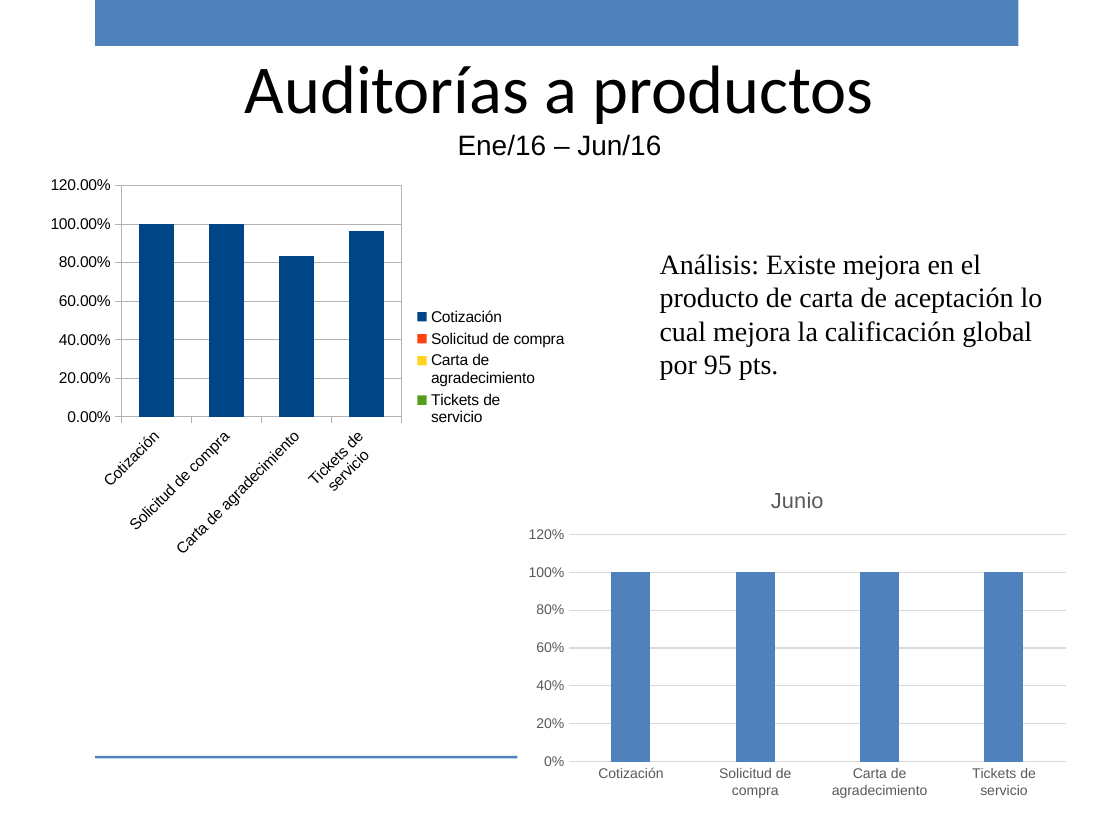
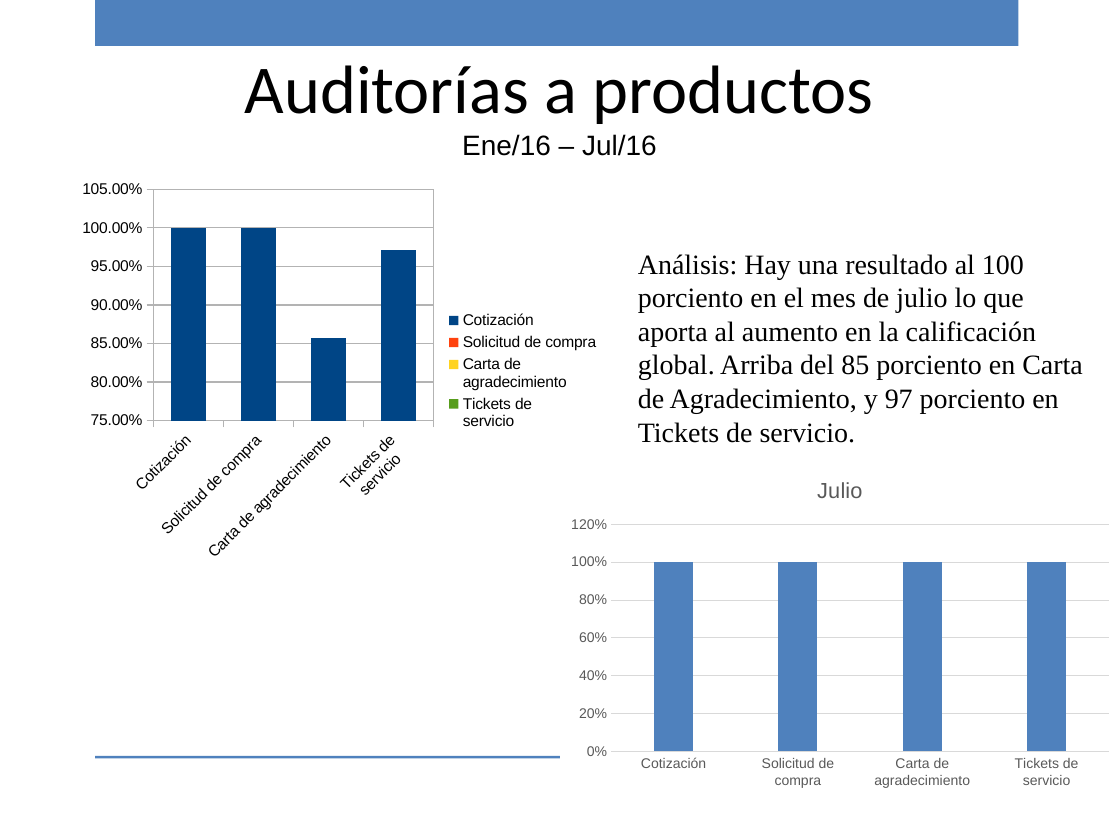
Before and after one commit to ricardo-novelasos/SOSQTP, a slide deck: slide 12 of Proyectos/2016/Métricas y monitoreo/Reporte_monitoreo_2016.pptx. Drawn at 1120x840 pixels with LibreOffice and Linux fonts; fonts in the diff are those of the drawing; background and template pictures are left out. Boxes give left, top, right and bottom in pixels: in the first picture for what was removed or moved away, otherwise in the second. Text is boxed around its words. In the diff, an @@ line names an element or a change of style, - is before the commit and + after.

Commit message:
Revision del mes de julio

```diff
--- a/Proyectos/2016/Métricas y monitoreo/Reporte_monitoreo_2016.pptx
+++ b/Proyectos/2016/Métricas y monitoreo/Reporte_monitoreo_2016.pptx
@@ text at <box>462,134,657,156</box>: text changed @@
-Ene/16 – Jun/16
+Ene/16 – Jul/16
@@ column chart at <box>72,172,610,569</box> @@
@@ Productos de proceso, Carta de agradecimiento: 0.83 to 0.86 @@
@@ column chart: place and size @@
-column chart at <box>40,169,579,566</box>
+column chart at <box>72,172,610,569</box>
@@ text at <box>638,254,1083,443</box>: text changed @@
-Análisis: Existe mejora en el producto de carta de aceptación lo cual mejora la calificación global por 95 pts.
+Análisis: Hay una resultado al 100 porciento en el mes de julio lo que aporta al aumento en la calificación global. Arriba del 85 porciento en Carta de Agradecimiento, y 97 porciento en Tickets de servicio.
@@ column chart at <box>560,459,1120,795</box> @@
@@ title "Junio" to "Julio" @@
-Junio: 1, 1, 1, 1
+Julio: 1, 1, 1, 1
@@ column chart: place and size @@
-column chart at <box>517,469,1077,805</box>
+column chart at <box>560,459,1120,795</box>
```
Also in this commit, not shown: 19 other slides changed, 3 other files.
